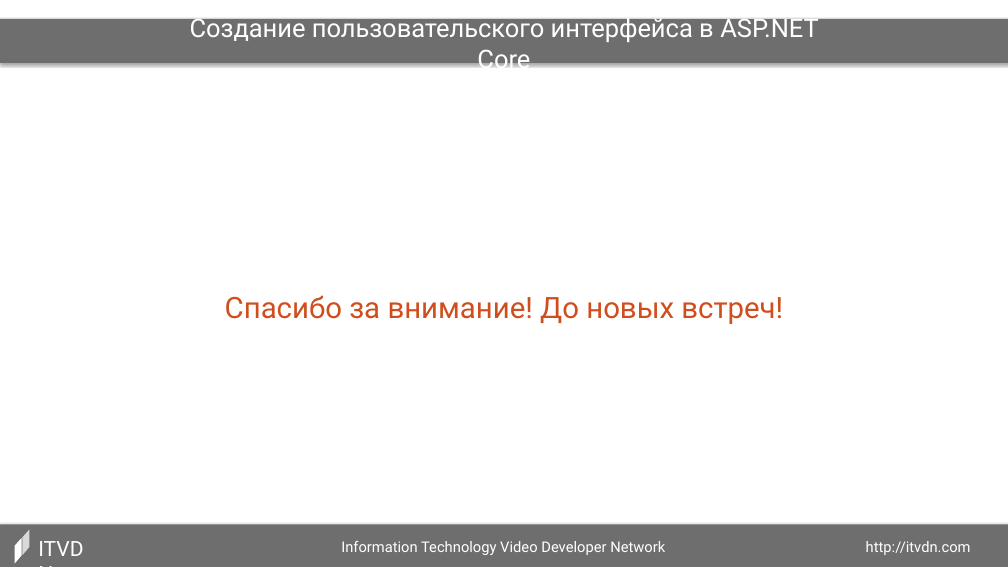
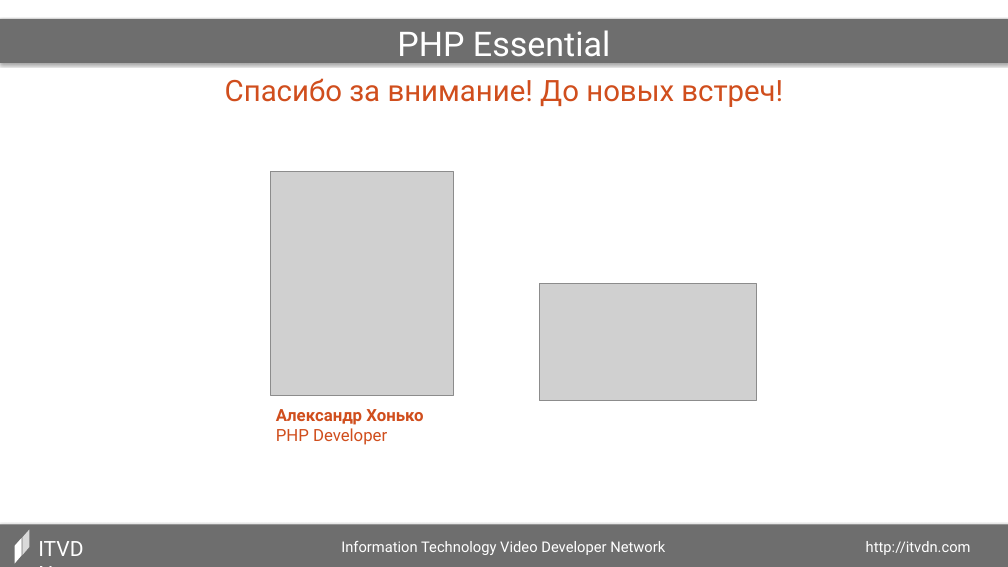
Before and after one commit to dozer111/itvdn, a slide deck: slide 16 of PHP Essentials/002_Контекст вызова. Константы. Статика в PHP ООП/002_Контекст вызова. Константы. Статика в PHP ООП (Презентация).pptx (slide 14 before the commit). Drawn at 1008x567 pixels with LibreOffice and Linux fonts; fonts in the diff are those of the drawing; grey boxes stand for pictures. Boxes give left, top, right and bottom in pixels: in the first picture for what was removed or moved away, otherwise in the second. Text is boxed around its words. In the diff, an @@ line names an element or a change of style, - is before the commit and + after.

```diff
--- a/PHP Essentials/002_Контекст вызова. Константы. Статика в PHP ООП/002_Контекст вызова. Константы. Статика в PHP ООП (Презентация).pptx
+++ b/PHP Essentials/002_Контекст вызова. Константы. Статика в PHP ООП/002_Контекст вызова. Константы. Статика в PHP ООП (Презентация).pptx
@@ text at bbox=[397, 30, 610, 64]: text changed; size 24.3 to 32.4 pt @@
-Создание пользовательского интерфейса в ASP.NET Core
+PHP Essential
@@ text "Спасибо за внимание! До новых ...": place and size @@
-text "Спасибо за внимание! До новых ..." at bbox=[225, 295, 783, 324]
+text "Спасибо за внимание! До новых ..." at bbox=[225, 78, 783, 107]
@@ picture added at bbox=[271, 172, 454, 395] @@
@@ picture added at bbox=[539, 284, 756, 401] @@
@@ text added at bbox=[276, 409, 423, 445], 16 pt, text #D04E1D, bold @@
+Александр Хонько
+PHP Developer
```
Also in this commit, not shown: 11 other slides changed, 2 slides added, 14 other files.
